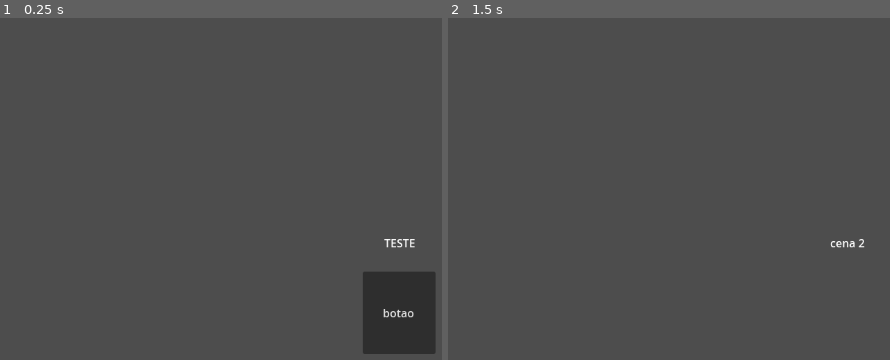
Above: before the commit, frames 1-2 (left to right).
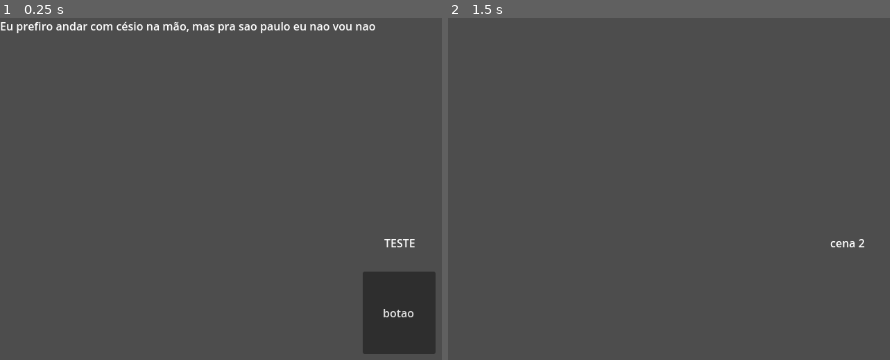
Above: after the commit, the same moments.

Repository: qfaxas/alpha_odicell
Game: Godot game, scene res://control.tscn
The game is run twice, just before and just after one commit, with the same random seed, the same clock (stepped at 60 frames per second) and the same inputs.
Inputs:
- Up to frame 1 (0.25 s): no input
- Up to frame 2 (1.5 s): click "botao" at 0.5 s; tap Enter at 1.25 s

The runs differ from the first frame. In frame 1, 1.1% of the frame differs, in the area x 0-85%, y 1-5%; in frame 2, nothing differs.

Commit message:
Update control.tscn

Diff:
--- a/control.tscn
+++ b/control.tscn
@@ -39,4 +39,11 @@
 stream = ExtResource("1_1d1g2")
 autoplay = true
 
+[node name="Label2" type="Label" parent="."]
+layout_mode = 0
+offset_right = 40.0
+offset_bottom = 23.0
+text = "Eu prefiro andar com césio na mão, mas pra sao paulo eu nao vou nao
+"
+
 [connection signal="pressed" from="Button" to="." method="_on_button_pressed"]
Not shown: 1 places in control.tscn that only renumber resources
